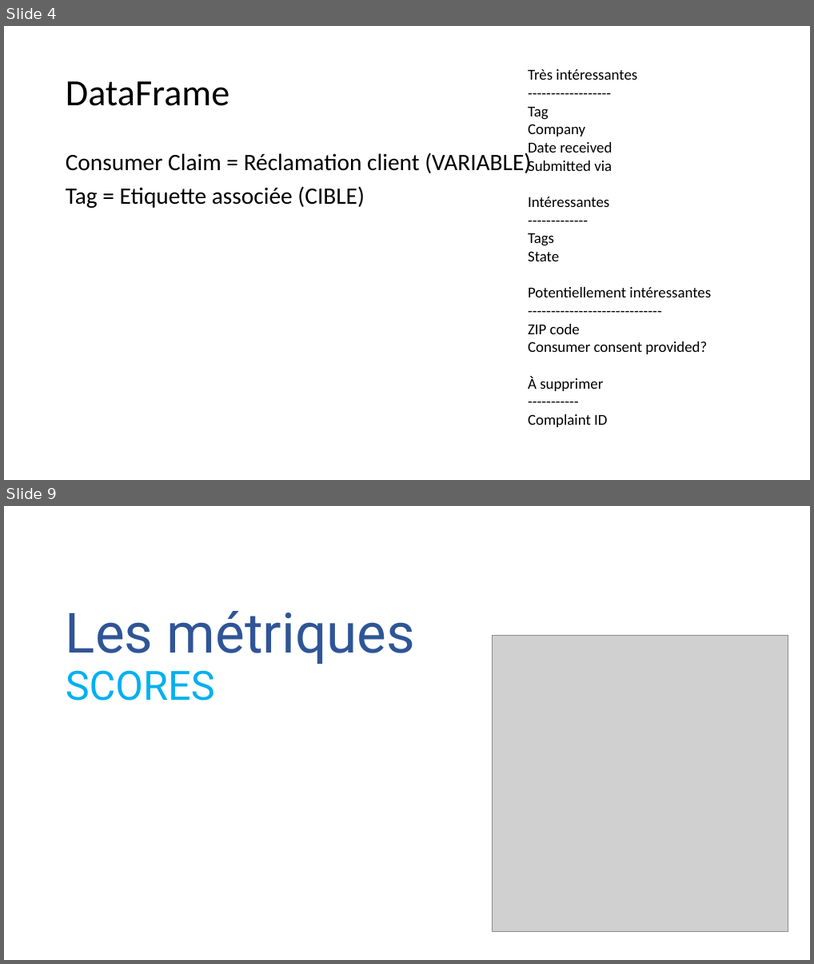
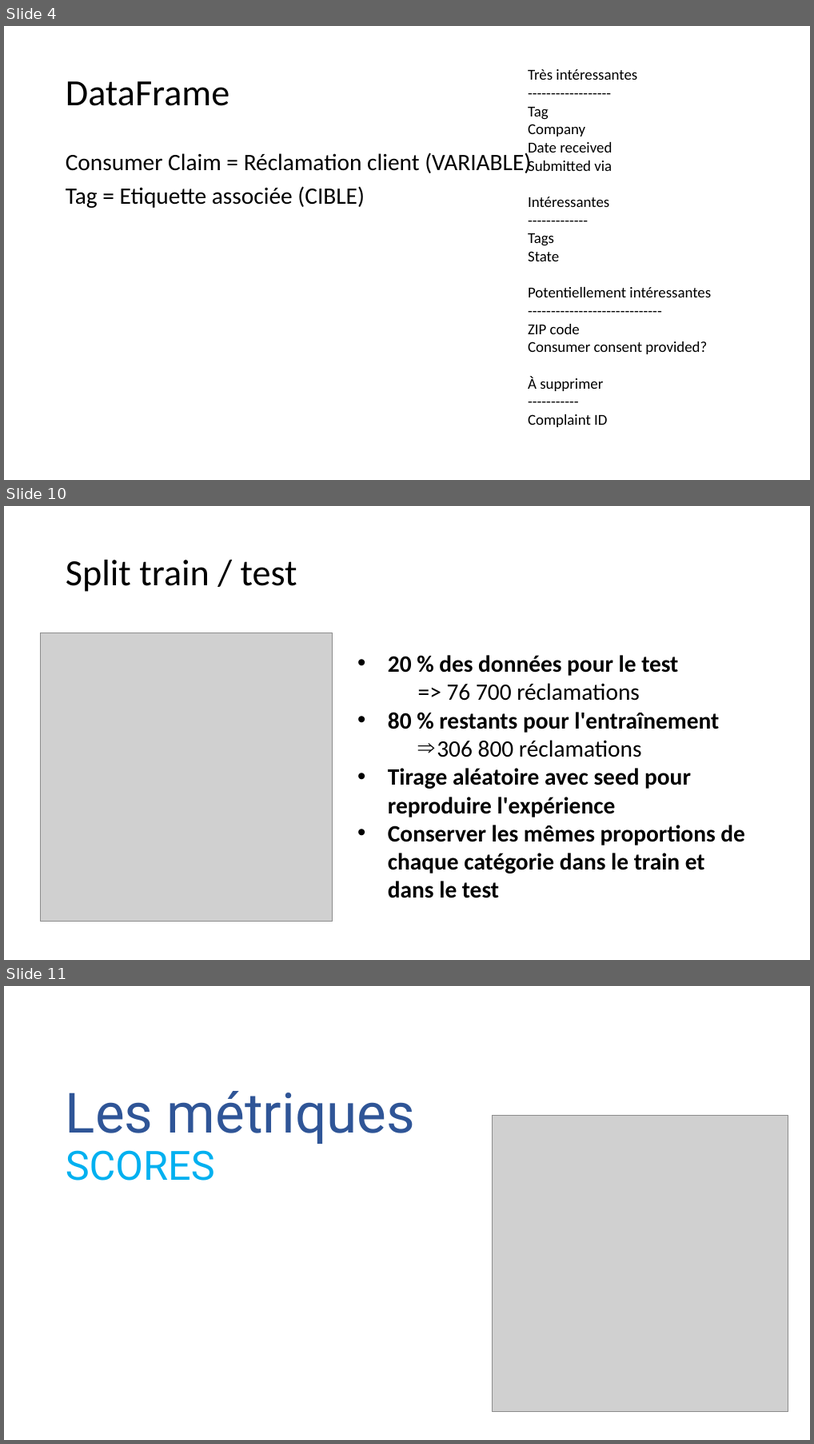
Before and after one commit to Ace4teaM/OCR-ZenAssist, a slide deck: Présentation.pptx. Shown one above the other, each under a label of ours: slides 4 and 9 before the commit, slides 4, 10 and 11 after it; the slides between them are not shown. The pictures are 814x964 and 814x1444 pixels, drawn with LibreOffice and Linux fonts; fonts in the diff are those of the drawing; grey boxes stand for pictures. Boxes give left, top, right and bottom in pixels: in the first picture for what was removed or moved away, otherwise in the second. Text is boxed around its words. In the diff, an @@ line names an element or a change of style, - is before the commit and + after.

```diff
--- a/Présentation.pptx
+++ b/Présentation.pptx
@@ slide 10 added at (4, 506, 810, 960), background #FFFFFF @@
@@ title added at (66, 560, 298, 592), 44 pt, text #000000 @@
+Split train / test
@@ picture added at (40, 633, 333, 921) @@
@@ text added at (388, 655, 746, 898), 28 pt, text #000000, bold @@
+• 20 % des données pour le test
+    => 76 700 réclamations
+• 80 % restants pour l'entraînement
+    ⇒ 306 800 réclamations
+• Tirage aléatoire avec seed pour reproduire l'expérience
+• Conserver les mêmes proportions de chaque catégorie dans le train et dans le test
@@ what was slide 9 is now slide 11 @@
```
Also in this commit, not shown: 11 slides changed, 13 other slides added, 1 slide removed.
